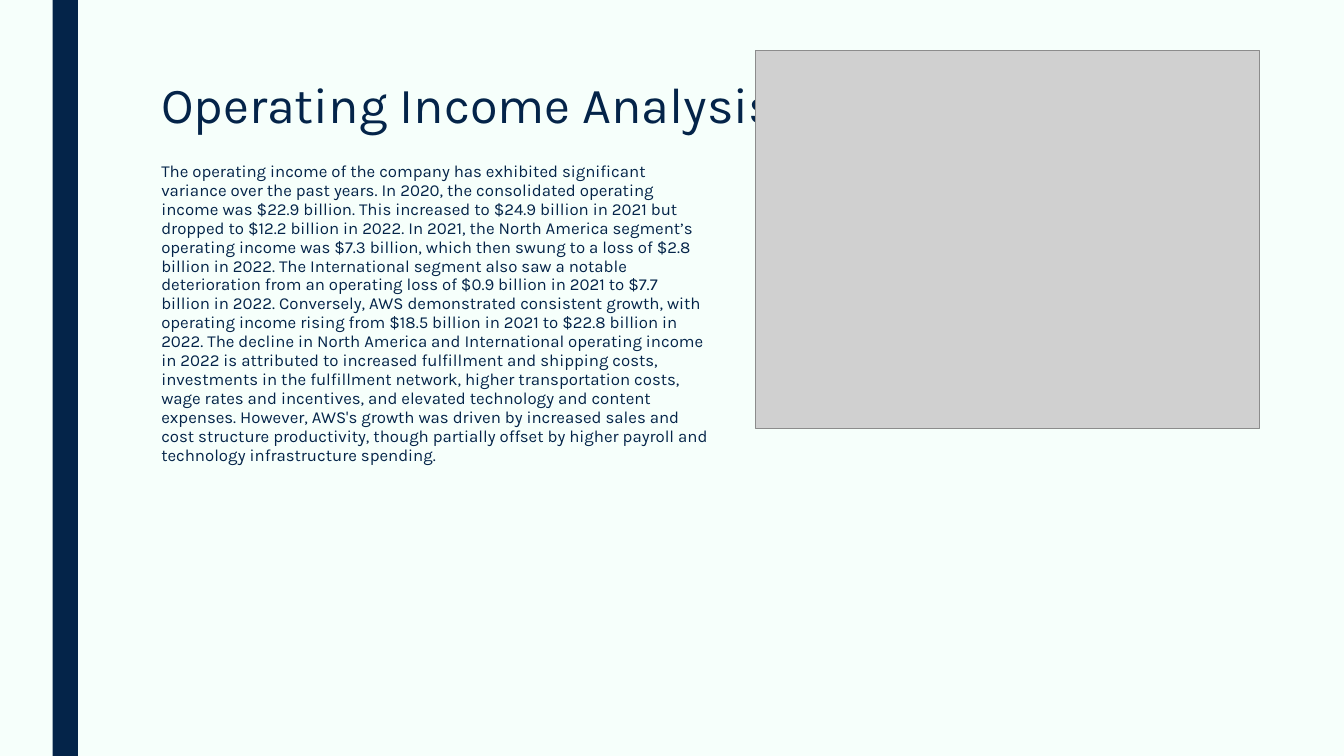
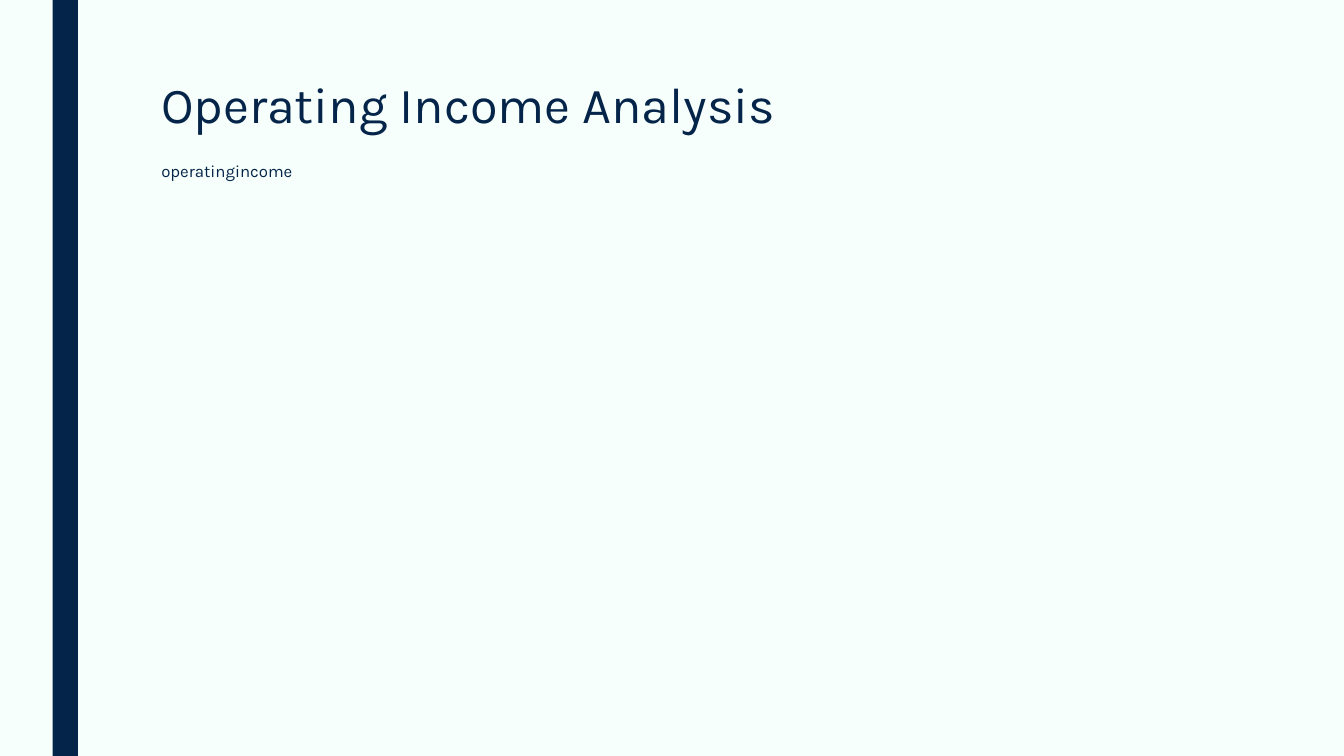
Before and after one commit to devangovind/AMUCLDISS, a slide deck: slide 3 of fastapi-backend/pres/output.pptx. Drawn at 1344x756 pixels with LibreOffice and Linux fonts; fonts in the diff are those of the drawing; grey boxes stand for pictures. Boxes give left, top, right and bottom in pixels: in the first picture for what was removed or moved away, otherwise in the second. Text is boxed around its words. In the diff, an @@ line names an element or a change of style, - is before the commit and + after.

```diff
--- a/fastapi-backend/pres/output.pptx
+++ b/fastapi-backend/pres/output.pptx
@@ picture removed at box(756, 50, 1260, 429) @@
@@ text at box(161, 165, 292, 181): text changed @@
-The operating income of the company has exhibited significant variance over the past years. In 2020, the consolidated operating income was $22.9 billion. This increased to $24.9 billion in 2021 but dropped to $12.2 billion in 2022. In 2021, the North America segment’s operating income was $7.3 billion, which then swung to a loss of $2.8 billion in 2022. The International segment also saw a notable deterioration from an operating loss of $0.9 billion in 2021 to $7.7 billion in 2022. Conversely, AWS demonstrated consistent growth, with operating income rising from $18.5 billion in 2021 to $22.8 billion in 2022. The decline in North America and International operating income in 2022 is attributed to increased fulfillment and shipping costs, investments in the fulfillment network, higher transportation costs, wage rates and incentives, and elevated technology and content expenses. However, AWS's growth was driven by increased sales and cost structure productivity, though partially offset by higher payroll and technology infrastructure spending.
+operatingincome
```
Also in this commit, not shown: 4 other slides changed, 10 other files.
